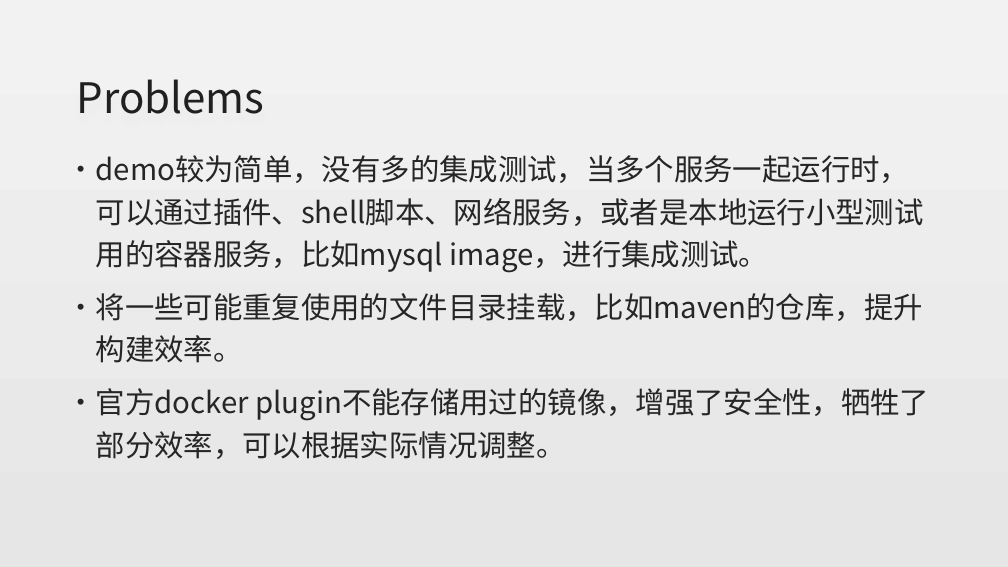
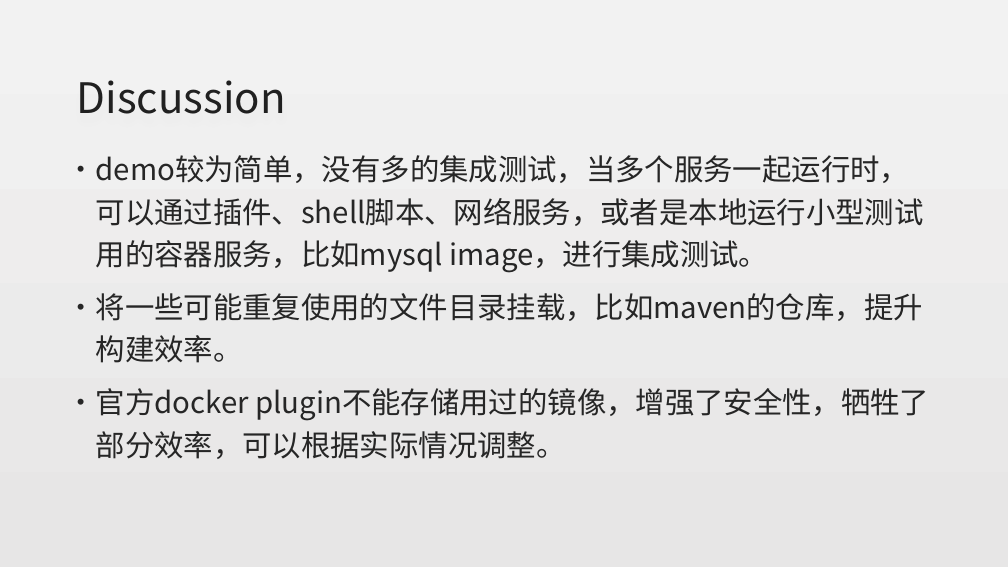
Before and after one commit to Veiasai/drone-cicd, a slide deck: slide 15 of CICD.pptx. Drawn at 1008x567 pixels with LibreOffice and Linux fonts; fonts in the diff are those of the drawing. Boxes give left, top, right and bottom in pixels: in the first picture for what was removed or moved away, otherwise in the second. Text is boxed around its words. In the diff, an @@ line names an element or a change of style, - is before the commit and + after.

```diff
--- a/CICD.pptx
+++ b/CICD.pptx
@@ title at [77,80,286,114]: text changed @@
-Problems
+Discussion
```
Also in this commit, not shown: 2 other slides changed, 2 slides added.
